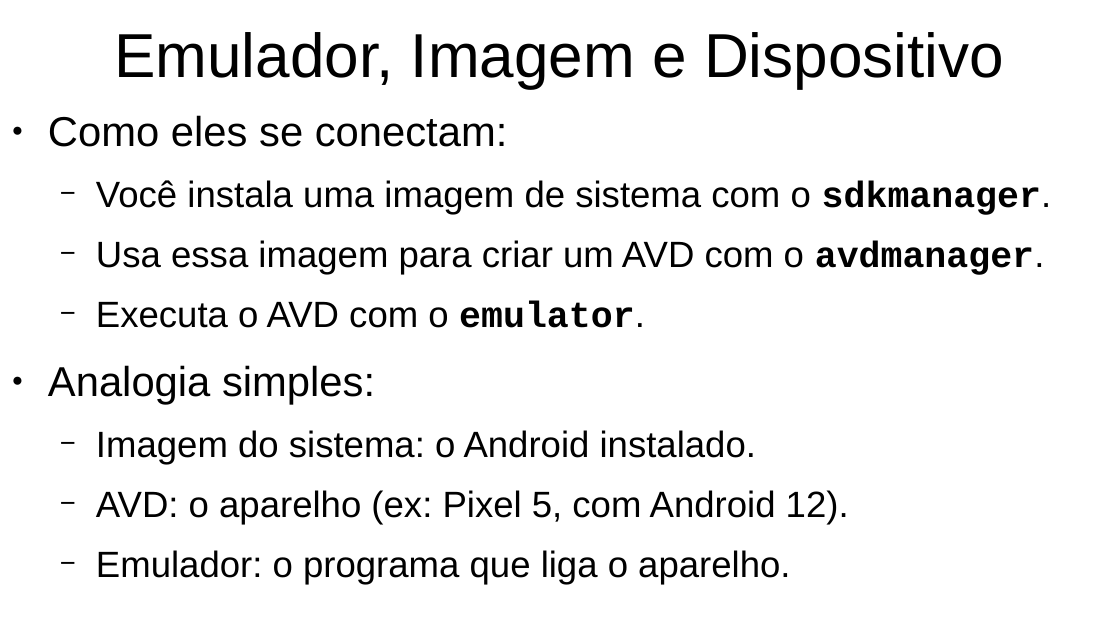
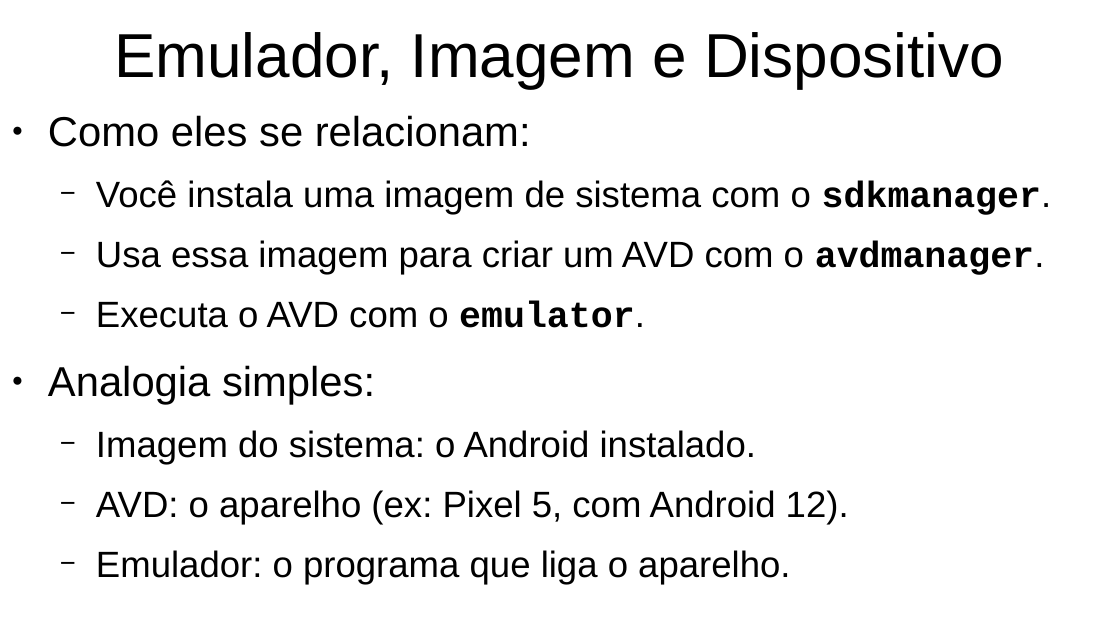
Before and after one commit to pedrosiqueira/ifmsjs, a slide deck: slide 39 of capacitor/Tutorial Preparando o Ambiente Android para CapacitorJS.odp. Drawn at 1120x630 pixels with LibreOffice and Linux fonts; fonts in the diff are those of the drawing. Boxes give left, top, right and bottom in pixels: in the first picture for what was removed or moved away, otherwise in the second. Text is boxed around its words. In the diff, an @@ line names an element or a change of style, - is before the commit and + after.

```diff
--- a/capacitor/Tutorial Preparando o Ambiente Android para CapacitorJS.odp
+++ b/capacitor/Tutorial Preparando o Ambiente Android para CapacitorJS.odp
@@ text at box(48, 115, 531, 147): text changed @@
-● Como eles se conectam:
+● Como eles se relacionam:
```
Also in this commit, not shown: 1 other slide changed, 1 other file.
